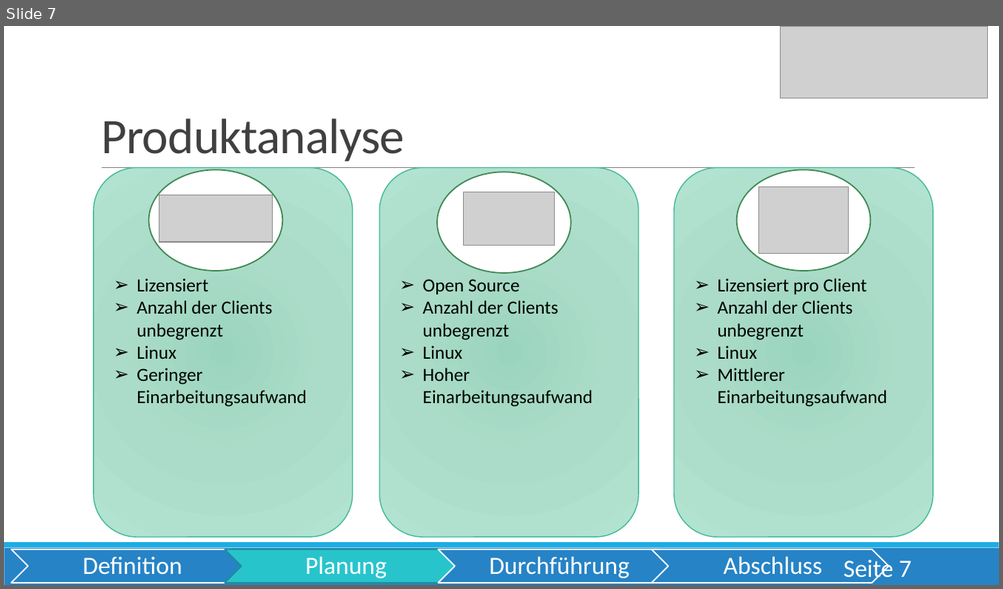
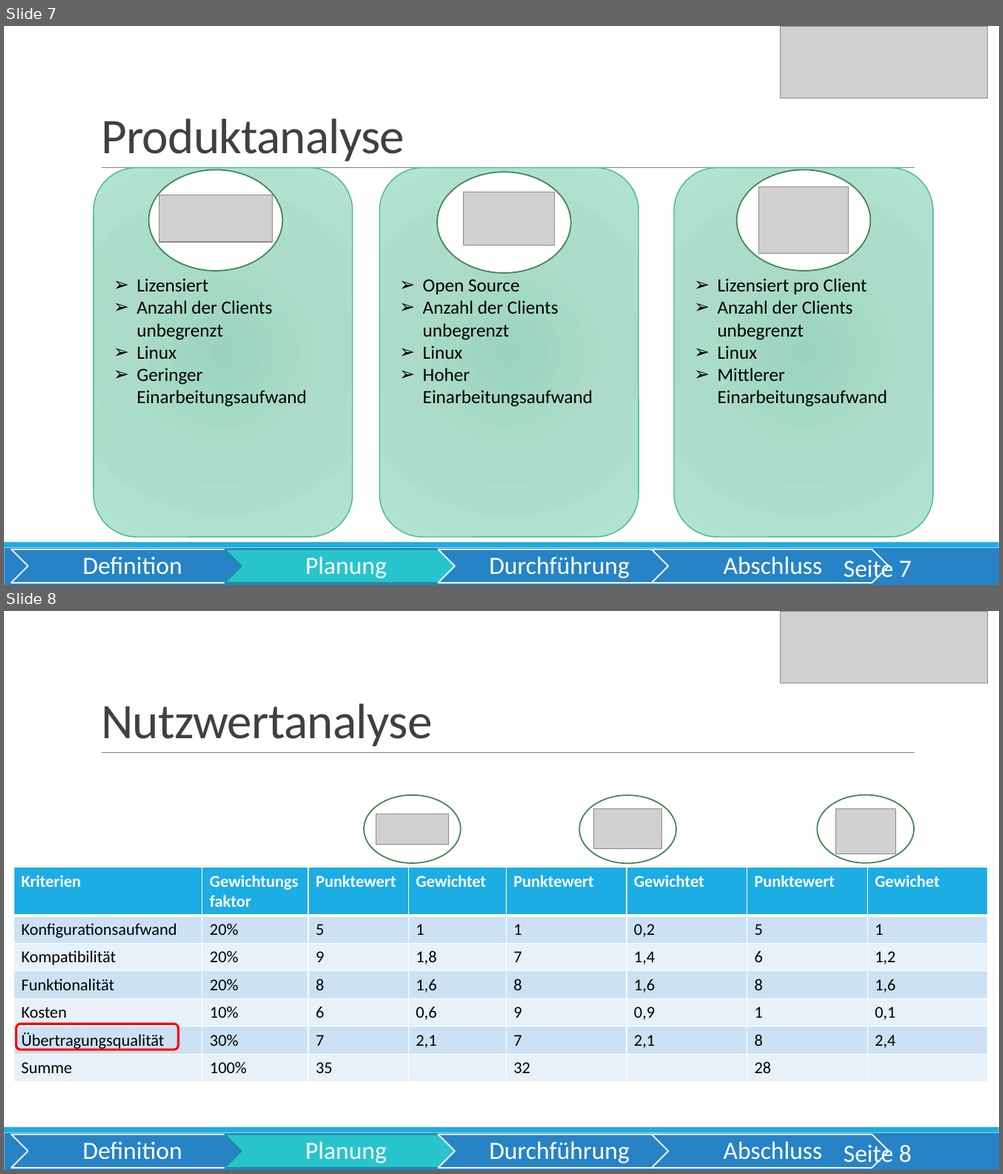
Before and after one commit to OberstufenprojektVOIP/OSP_VOIP, a slide deck: Pr-sentation/Präsentation VoIP_Alica.pptx. Shown one above the other, each under a label of ours: slide 7 before the commit, slides 7 and 8 after it. The pictures are 1003x589 and 1003x1174 pixels, drawn with LibreOffice and Linux fonts; fonts in the diff are those of the drawing; grey boxes stand for pictures. Boxes give left, top, right and bottom in pixels: in the first picture for what was removed or moved away, otherwise in the second. Text is boxed around its words. In the diff, an @@ line names an element or a change of style, - is before the commit and + after.

```diff
--- a/Pr-sentation/Präsentation VoIP_Alica.pptx
+++ b/Pr-sentation/Präsentation VoIP_Alica.pptx
@@ slide 8 added at (4,611,999,1170), background #FFFFFF; not listed: 3 template elements that a slide beside it also shows @@
@@ picture added at (781,611,988,684) @@
@@ title added at (101,703,432,746), 48 pt, text #404040 @@
+Nutzwertanalyse
@@ ellipse added at (364,795,461,863), fill #FFFFFF, outline #3E8853 1.25 pt @@
@@ ellipse added at (579,795,676,863), fill #FFFFFF, outline #3E8853 1.25 pt @@
@@ picture added at (594,809,661,850) @@
@@ ellipse added at (817,795,914,863), fill #FFFFFF, outline #3E8853 1.25 pt @@
@@ picture added at (835,809,895,854) @@
@@ picture added at (375,814,449,844) @@
@@ table added at (14,868,987,1079), 7 rows, 8 columns @@
+Kriterien | Gewichtungsfaktor | Punktewert | Gewichtet | Punktewert | Gewichtet | Punktewert | Gewichet
+Konfigurationsaufwand | 20% | 5 | 1 | 1 | 0,2 | 5 | 1
+Kompatibilität | 20% | 9 | 1,8 | 7 | 1,4 | 6 | 1,2
+Funktionalität | 20% | 8 | 1,6 | 8 | 1,6 | 8 | 1,6
+Kosten | 10% | 6 | 0,6 | 9 | 0,9 | 1 | 0,1
+Übertragungsqualität | 30% | 7 | 2,1 | 7 | 2,1 | 8 | 2,4
+Summe | 100% | 35 |  | 32 |  | 28 | 
@@ rounded rectangle added at (16,1025,178,1051), outline #FF0000 2.25 pt @@
@@ group added at (11,1135,889,1168): 4 chevrons, 4 texts @@
+Definition
+Planung
+Durchführung
+Abschluss
@@ page number added at (843,1142,911,1169), 24 pt, text #FFFFFF @@
+Seite 8
```
Also in this commit, not shown: 6 slides changed, 1 other slide added, 1 slide removed.
